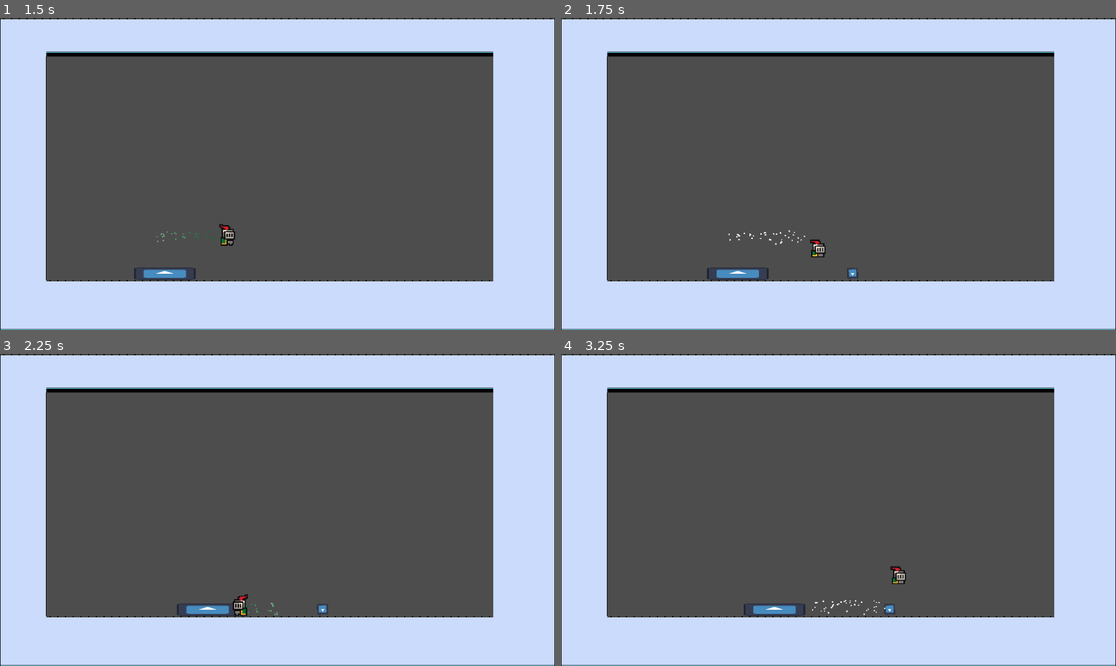
Above: before the commit, frames 1-4 (two rows, left to right).
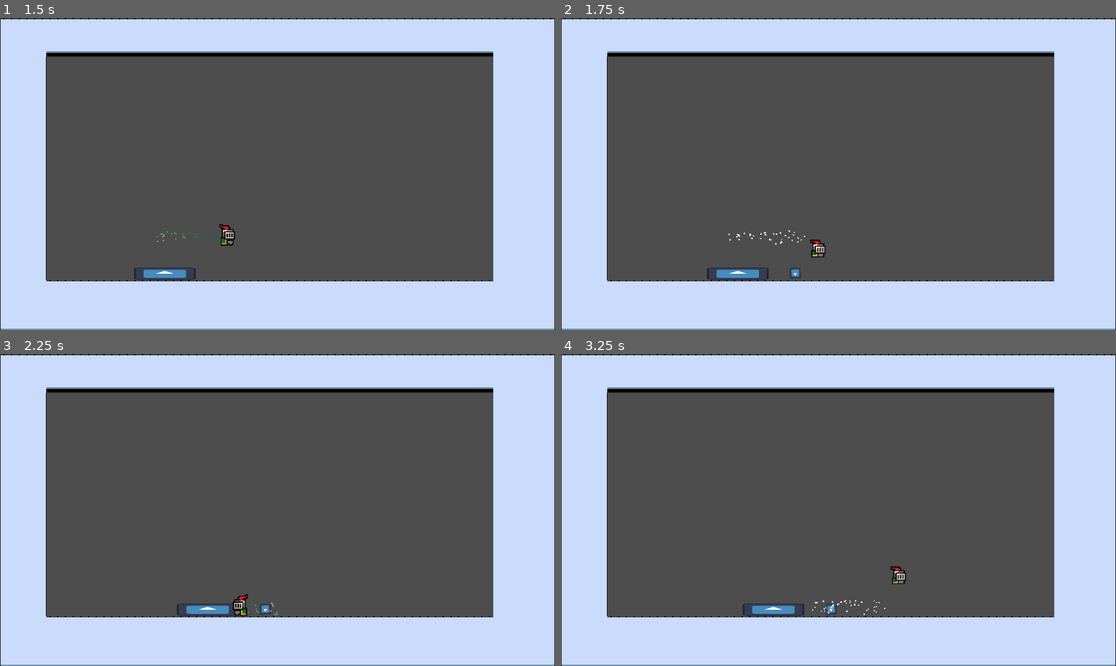
Above: after the commit, the same moments.

Repository: PjotrNik/shefjam
Game: Godot game, scene res://phase_1_map.tscn
The game is run twice, just before and just after one commit, with the same random seed, the same clock (stepped at 60 frames per second) and the same inputs. The engine's default icon, where the game draws it, is replaced by a stand-in: a white triangle on a blue panel in a dark square.
Inputs:
- Up to frame 1 (1.5 s): hold D (move_right) from 0.53 s (still down); tap Space (dash) at 0.6, 1.35 s; tap W (jump) at 0.77 s
- Up to frame 2 (1.75 s): keep holding D (move_right); tap W (jump) at 1.52 s
- Up to frame 3 (2.25 s): release D (move_right) at 2.03 s; hold A (move_left) from 2.03 s (still down); tap Space (dash) at 2.1 s
- Up to frame 4 (3.25 s): release A (move_left) at 2.78 s; hold D (move_right) from 2.78 s (still down); tap Space (dash) at 2.85 s; tap W (jump) at 3.02 s

Frame 1 is identical in both runs. In frame 2, less than 0.1% of the frame differs, in the area x 41-54%, y 80-84%; in frame 3, less than 0.1%; in frame 4, 0.1%, in the area x 32-61%, y 80-84%.

Commit message:
Boss timer is oneshot

Diff:
--- a/boss.tscn
+++ b/boss.tscn
@@ -46,6 +46,7 @@
 metadata/_custom_type_script = "uid://cojanes0leprk"
 
 [node name="windup" type="Timer" parent="State_Machine/Boss_Slash"]
+one_shot = true
 
 [node name="Attack Slash" type="Node2D" parent="."]
 position = Vector2(119, 50)
--- a/scripts/Boss_Slash.gd
+++ b/scripts/Boss_Slash.gd
@@ -22,6 +22,6 @@
 
 func _on_windup_timeout():
 	var instance = slash.instantiate()
-	instance.position.x = $"../../Attack Slash".position.x
 	$"../../Attack Slash".add_child(instance)
 	Transitioned.emit(self, "Boss_Walk")
+	print ("Tee Hee")
--- a/scripts/Boss_Walk.gd
+++ b/scripts/Boss_Walk.gd
@@ -22,9 +22,6 @@
 	var player_x = player.position.x
 	var player_distance = player_x - $"../..".position.x
 
-	print("player distance: ")
-	print(player_distance)
-
 	if (abs(player_distance) < 80):
 		Transitioned.emit(self, "Boss_Slash")
 
